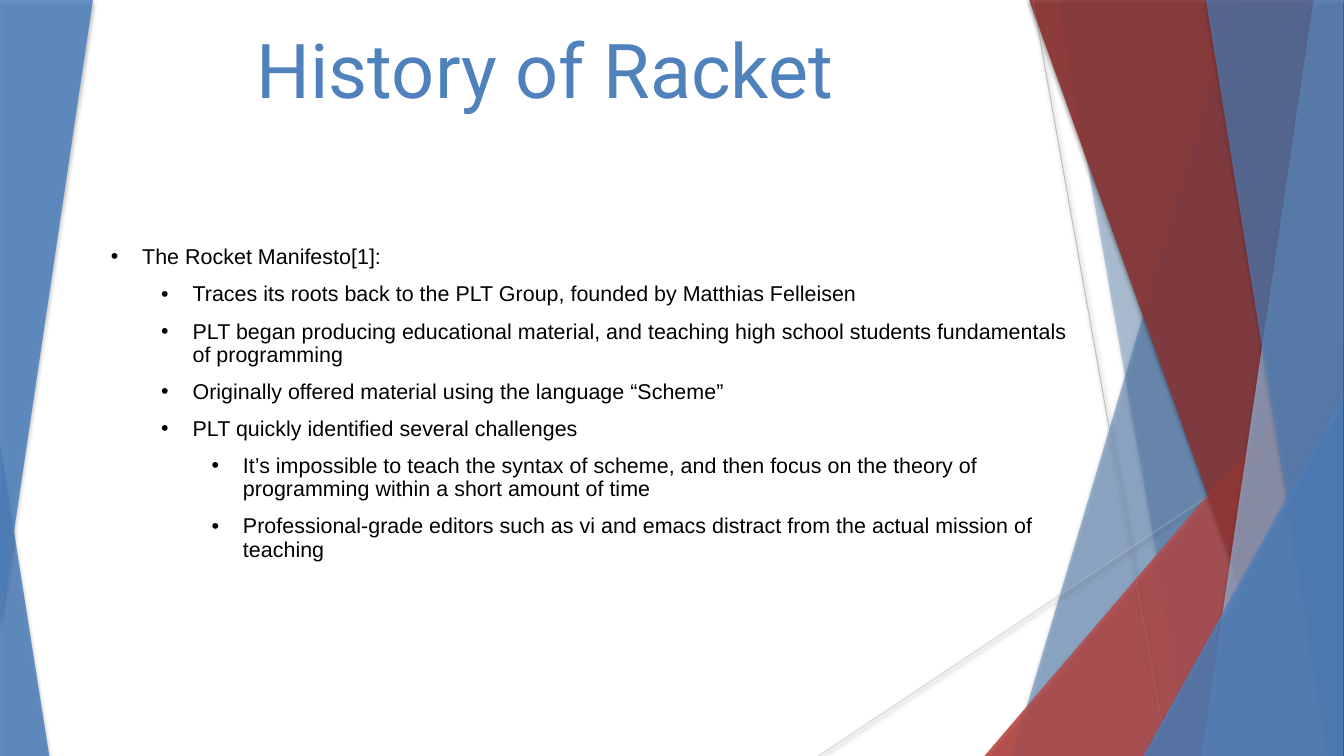
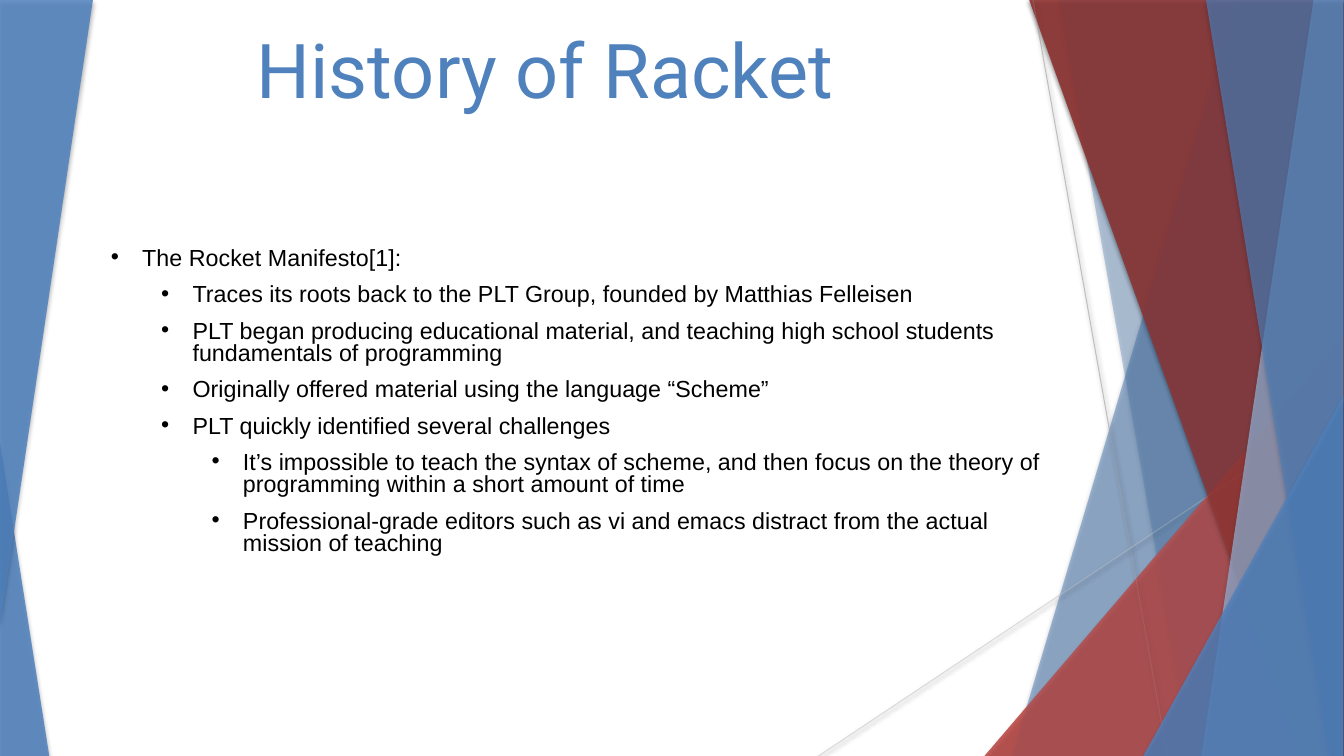
Before and after one commit to stevester94/CSC201_Project, a slide deck: slide 2 of CSC201Sec3Proj3Team4.pptx. Drawn at 1344x756 pixels with LibreOffice and Linux fonts; fonts in the diff are those of the drawing. Boxes give left, top, right and bottom in pixels: in the first picture for what was removed or moved away, otherwise in the second. Text is boxed around its words. In the diff, an @@ line names an element or a change of style, - is before the commit and + after.

```diff
--- a/CSC201Sec3Proj3Team4.pptx
+++ b/CSC201Sec3Proj3Team4.pptx
@@ text "The Rocket Manifesto[1]:" at (142,249,1039,556): size 15.3 to 16.6 pt; line spacing 0.9 to 0.8 @@
```
Also in this commit, not shown: 4 other slides changed.
